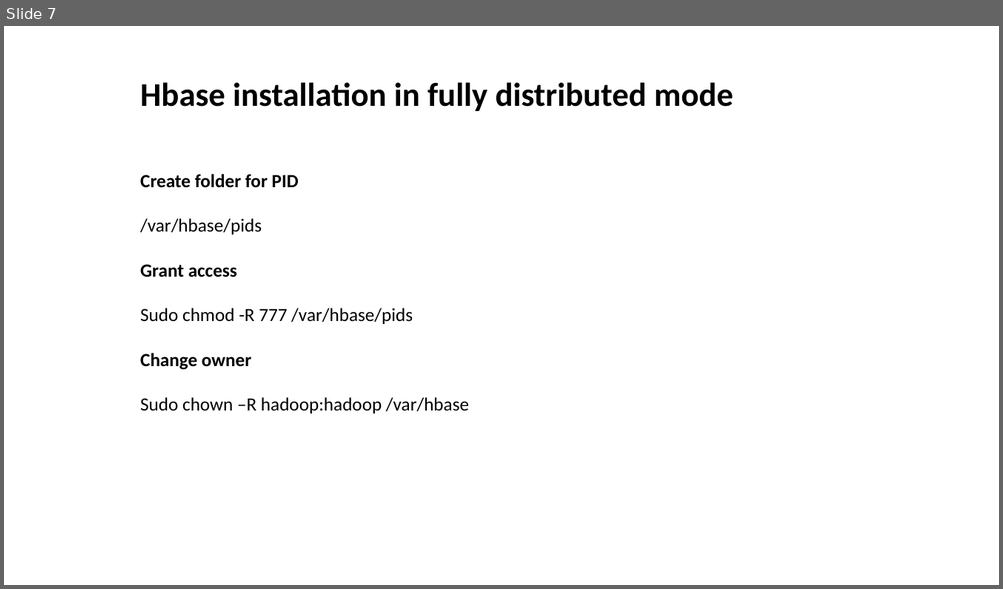
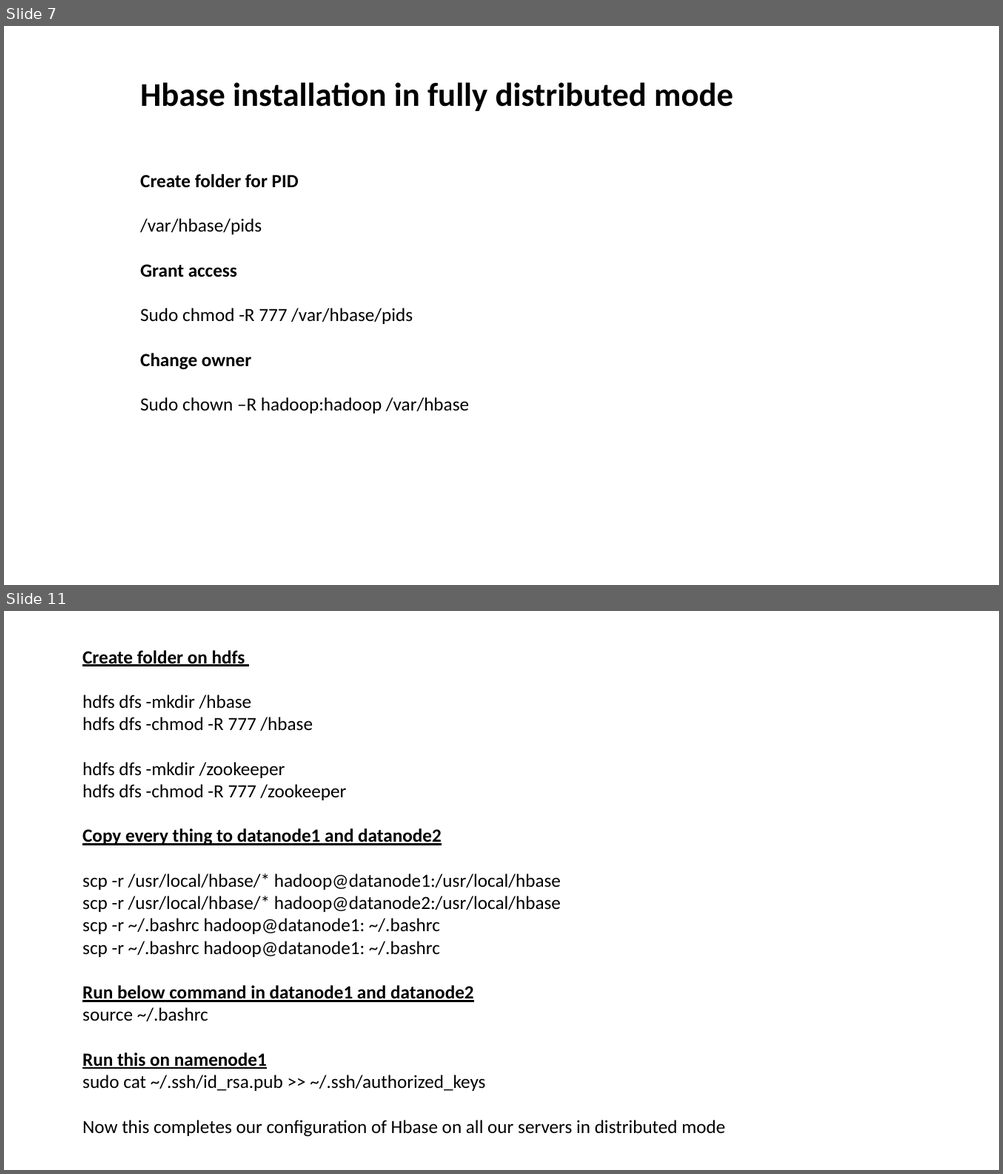
Before and after one commit to aashmishra/Bigdata_ppt, a slide deck: hbase.pptx. Shown one above the other, each under a label of ours: slide 7 before the commit, slides 7 and 11 after it; the slides between them are not shown. The pictures are 1003x589 and 1003x1174 pixels, drawn with LibreOffice and Linux fonts; fonts in the diff are those of the drawing. Boxes give left, top, right and bottom in pixels: in the first picture for what was removed or moved away, otherwise in the second. Text is boxed around its words. In the diff, an @@ line names an element or a change of style, - is before the commit and + after.

```diff
--- a/hbase.pptx
+++ b/hbase.pptx
@@ slide 11 added at (x1=4, y1=611, x2=999, y2=1170), background #FFFFFF @@
@@ text added at (x1=82, y1=650, x2=725, y2=1137), 18 pt, text #000000 @@
+Create folder on hdfs
+hdfs dfs -mkdir /hbase
+hdfs dfs -chmod -R 777 /hbase
+hdfs dfs -mkdir /zookeeper
+hdfs dfs -chmod -R 777 /zookeeper
+Copy every thing to datanode1 and datanode2
+scp -r /usr/local/hbase/* hadoop@datanode1:/usr/local/hbase
+scp -r /usr/local/hbase/* hadoop@datanode2:/usr/local/hbase
+scp -r ~/.bashrc hadoop@datanode1: ~/.bashrc
+scp -r ~/.bashrc hadoop@datanode1: ~/.bashrc
+Run below command in datanode1 and datanode2
+source ~/.bashrc
+Run this on namenode1
+sudo cat ~/.ssh/id_rsa.pub >> ~/.ssh/authorized_keys
+Now this completes our configuration of Hbase on all our servers in distributed mode
```
Also in this commit, not shown: 6 slides changed, 4 other slides added, 2 slides removed.
